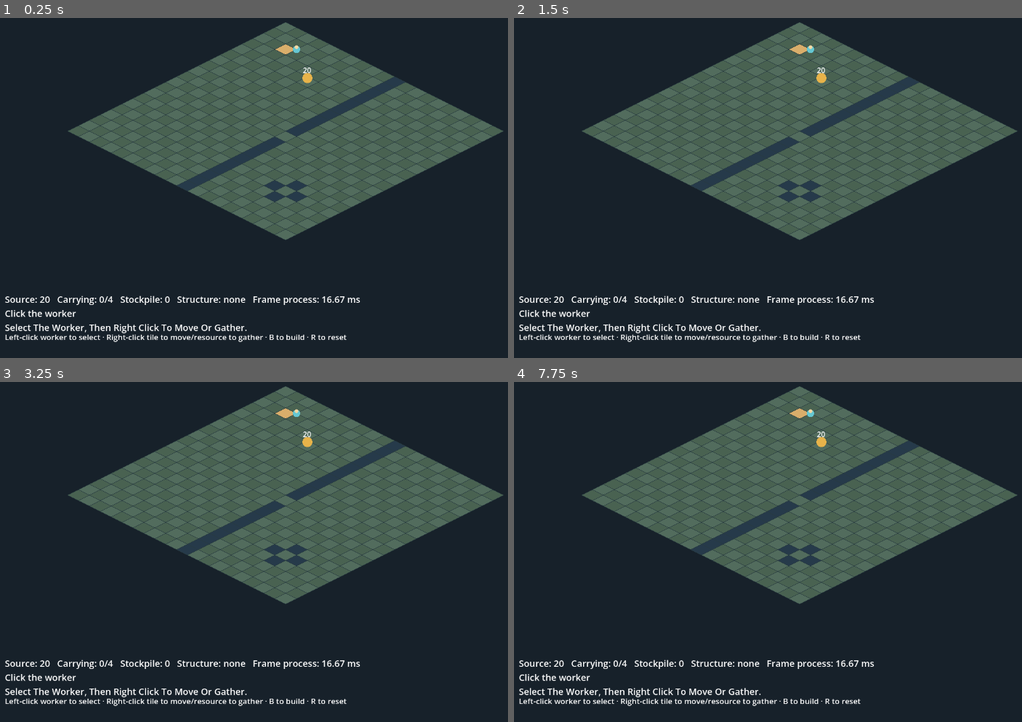
Above: before the commit, frames 1-4 (two rows, left to right).
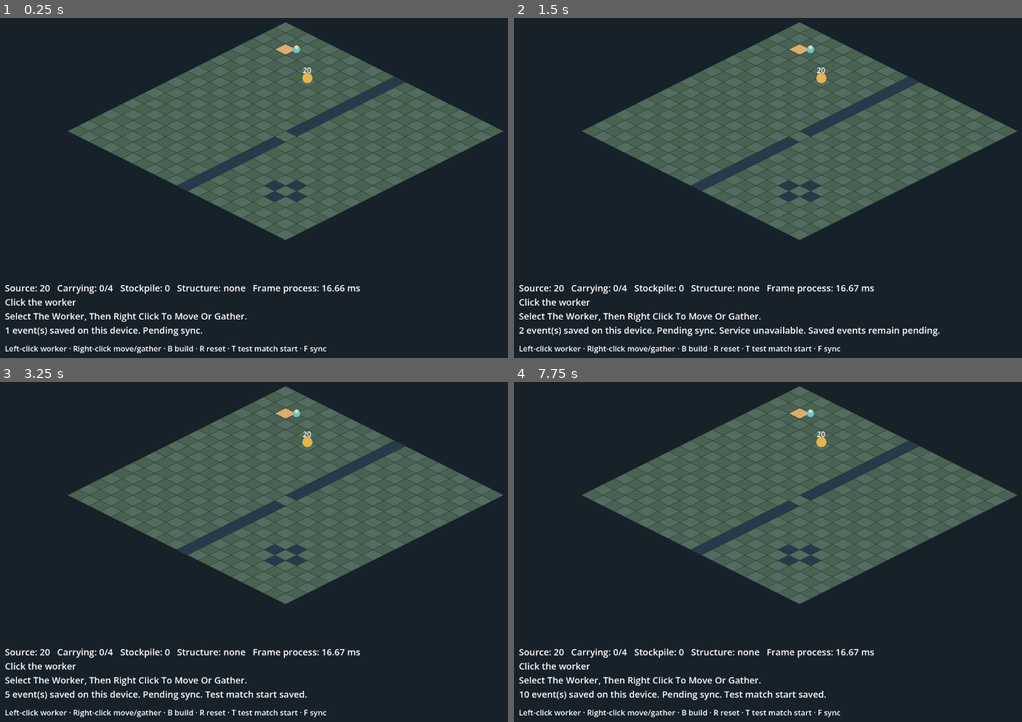
Above: after the commit, the same moments.

Repository: danybgoode/aomx
Game: Godot game, scene res://main.tscn
Same seed, same stepped clock (60 frames per second), same inputs: the game is played once before the commit and once after it.
Inputs (mouse positions are in pixels of both pictures, inside the frame that each line leads up to):
- Up to frame 1 (0.25 s): no input
- Up to frame 2 (1.5 s): tap Enter at 0.5 s; move the mouse to (925, 160) at 0.52 s; tap T at 0.6 s; click (925, 160) at 0.67 s; tap F at 0.8, 1.35 s; move the mouse to (681, 198) at 1.27 s; click (681, 198) at 1.42 s
- Up to frame 3 (3.25 s): tap T at 1.55, 2.1, 3.05 s; tap Space at 2 s; move the mouse to (345, 463) at 2.02 s; click (345, 463) at 2.17 s; tap F at 2.3, 2.85 s; tap Enter at 2.75 s; move the mouse to (259, 616) at 2.77 s; click (259, 616) at 2.92 s
- Up to frame 4 (7.75 s): tap Space at 3.5, 5 s; move the mouse to (976, 596) at 3.52 s; tap B at 3.6 s; click (976, 596) at 3.67 s; tap F at 3.8, 5.3, 5.85, 6.8, 7.35 s; tap Enter at 4.25 s; move the mouse to (625, 487) at 4.27 s; tap R at 4.35 s; click (625, 487) at 4.42 s; tap T at 4.55, 5.1, 6.05, 6.6, 7.55 s; move the mouse to (828, 541) at 5.02 s; click (828, 541) at 5.17 s; move the mouse to (712, 453) at 5.77 s; click (712, 453) at 5.92 s; move the mouse to (925, 524) at 6.52 s; click (925, 524) at 6.67 s; move the mouse to (681, 562) at 7.27 s; click (681, 562) at 7.42 s

The runs differ from the first frame. In frame 1, 3.7% of the frame differs, in the area x 1-71%, y 78-99%; in frame 2, 4.1%, in the area x 1-84%, y 78-99%; in frame 3, 3.9%; in frame 4, 3.9%.

Commit message:
Connect Godot prototype to offline funnel outbox

Diff:
--- /dev/null
+++ b/game/funnel_outbox.gd
@@ -0,0 +1,113 @@
+extends RefCounted
+
+# This prototype deliberately emits only test-account traffic. A real match start
+# belongs to the funded solo-skirmish client once a playable match exists.
+const SCHEMA_VERSION := 1
+const GAME_VERSION := "godot-4.7.2-prototype-1"
+const CONTENT_VERSION := "original-map-1"
+
+var filename: String
+var state: Dictionary
+
+func _init(path: String = "user://funnel-outbox.json") -> void:
+	filename = path
+	if FileAccess.file_exists(filename):
+		var parsed = JSON.parse_string(FileAccess.get_file_as_string(filename))
+		if parsed is Dictionary and parsed.has("player_id") and parsed.has("events") and parsed.has("next_sequence"):
+			state = parsed
+			return
+		push_error("Outbox cannot be read; existing events were left untouched.")
+		return
+	state = {"player_id": _id(), "next_sequence": 1, "events": []}
+	if not _save(state):
+		state = {}
+
+func queue(type: String, match_id: String = "") -> Dictionary:
+	if state.is_empty() or type not in ["game_opened", "match_started"]:
+		return {"ok": false, "reason": "outbox_unavailable"}
+	for item in state.events:
+		if item.event.type == type and (type == "game_opened" or item.event.get("match_id", "") == match_id):
+			return {"ok": true, "event": item.event, "existing": true}
+	if type == "match_started" and match_id.is_empty():
+		return {"ok": false, "reason": "missing_match_id"}
+	var utc := Time.get_datetime_string_from_system(true) + ".000Z"
+	var event := {"schema_version": SCHEMA_VERSION, "type": type, "event_id": _id(),
+		"player_id": state.player_id, "claimed_at": utc, "local_sequence": state.next_sequence,
+		"game_version": GAME_VERSION, "content_version": CONTENT_VERSION,
+		"mode": "solo", "faction": "neutral", "test_account": true, "bot": false}
+	if type == "match_started":
+		event.match_id = match_id
+	var next: Dictionary = state.duplicate(true)
+	next.events.append({"event": event, "status": "pending", "receipt": null})
+	next.next_sequence += 1
+	if not _save(next):
+		return {"ok": false, "reason": "could_not_save"}
+	state = next
+	return {"ok": true, "event": event, "existing": false}
+
+func first_pending() -> Dictionary:
+	if state.is_empty():
+		return {}
+	for item in state.events:
+		if item.status == "pending":
+			return item.event
+	return {}
+
+func apply_receipt(receipt: Dictionary) -> bool:
+	if state.is_empty() or not receipt.get("event_id") is String or not receipt.get("receipt_id") is String or not receipt.get("received_at") is String:
+		return false
+	if receipt.event_id.is_empty() or receipt.receipt_id.is_empty() or not receipt.received_at.ends_with("Z"):
+		return false
+	if receipt.get("status") not in ["accepted", "excluded", "rejected", "quarantined"]:
+		return false
+	if receipt.status in ["rejected", "quarantined"] and (not receipt.get("reason") is String or receipt.reason.is_empty()):
+		return false
+	var next: Dictionary = state.duplicate(true)
+	for item in next.events:
+		if item.event.event_id == receipt.event_id and item.status == "pending":
+			item.receipt = receipt
+			item.status = "accepted" if receipt.get("status") in ["accepted", "excluded"] else "needs_attention"
+			if _save(next):
+				state = next
+				return true
+			return false
+	return false
+
+func summary() -> String:
+	if state.is_empty():
+		return "Could not save local play data. Check device storage."
+	var pending := 0
+	var accepted := 0
+	var attention := 0
+	var attention_reason := ""
+	for item in state.events:
+		match item.status:
+			"pending": pending += 1
+			"accepted": accepted += 1
+			"needs_attention":
+				attention += 1
+				if attention_reason.is_empty():
+					attention_reason = item.receipt.get("reason", "sync error")
+	if attention > 0:
+		var action := "Check your device clock" if attention_reason in ["clock_ahead", "clock_reversal"] else "Check the local audit or contact support"
+		return "%d event(s) need attention: %s. %s; local copy retained." % [attention, attention_reason, action]
+	if pending > 0:
+		return "%d event(s) saved on this device. Pending sync." % pending
+	return "%d test event(s) synced. Test play is not counted." % accepted
+
+func _save(next: Dictionary) -> bool:
+	var absolute := ProjectSettings.globalize_path(filename)
+	var temp := absolute + ".tmp"
+	var file := FileAccess.open(temp, FileAccess.WRITE)
+	if file == null:
+		return false
+	file.store_string(JSON.stringify(next))
+	file.flush()
+	var error := file.get_error()
+	file.close()
+	if error != OK:
+		return false
+	return DirAccess.rename_absolute(temp, absolute) == OK
+
+func _id() -> String:
+	return Crypto.new().generate_random_bytes(16).hex_encode()
--- a/game/main.gd
+++ b/game/main.gd
@@ -1,6 +1,7 @@
 extends Node2D
 
 const Sim = preload("res://simulation.gd")
+const FunnelOutbox = preload("res://funnel_outbox.gd")
 const TILE_W := 48.0
 const TILE_H := 24.0
 const ORIGIN := Vector2(640, 66)
@@ -13,19 +14,33 @@
 var accumulator := 0.0
 var hud: Label
 var instructions: Label
+var outbox = FunnelOutbox.new()
+var request: HTTPRequest
+var syncing := false
+var sync_note := ""
 
 func _ready() -> void:
+	outbox.queue("game_opened")
+	request = HTTPRequest.new()
+	request.timeout = 3.0
+	add_child(request)
+	request.request_completed.connect(_on_request_completed)
 	var layer := CanvasLayer.new()
 	add_child(layer)
 	hud = Label.new()
-	hud.position = Vector2(22, 650)
+	hud.position = Vector2(22, 625)
 	hud.add_theme_font_size_override("font_size", 20)
 	layer.add_child(hud)
 	instructions = Label.new()
-	instructions.position = Vector2(22, 735)
+	instructions.position = Vector2(22, 760)
 	instructions.add_theme_font_size_override("font_size", 17)
-	instructions.text = "Left-click worker to select · Right-click tile to move/resource to gather · B to build · R to reset"
+	instructions.text = "Left-click worker · Right-click move/gather · B build · R reset · T test match start · F sync"
 	layer.add_child(instructions)
+	var retry_timer := Timer.new()
+	retry_timer.wait_time = 5.0
+	retry_timer.autostart = true
+	retry_timer.timeout.connect(_send_next)
+	add_child(retry_timer)
 	_update_hud()
 
 func _process(delta: float) -> void:
@@ -51,6 +66,12 @@
 			selected = false
 			placing = false
 			marker = Vector2i(-1, -1)
+		elif event.keycode == KEY_T:
+			var test_match_id := "prototype_" + Crypto.new().generate_random_bytes(16).hex_encode()
+			var queued: Dictionary = outbox.queue("match_started", test_match_id)
+			sync_note = "Test match start saved." if queued.ok else "Could not save test match start."
+		elif event.keycode == KEY_F:
+			_send_next()
 	elif event is InputEventMouseButton and event.pressed:
 		var tile := _screen_to_tile(event.position)
 		if event.button_index == MOUSE_BUTTON_LEFT:
@@ -82,6 +103,41 @@
 		sim.resource_amount, sim.carrying, Sim.CARRY_LIMIT, sim.stockpile, building_text,
 		Performance.get_monitor(Performance.TIME_PROCESS) * 1000.0,
 		"Selected worker" if selected else "Click the worker", sim.feedback.capitalize()]
+	hud.text += "\n%s %s" % [outbox.summary(), sync_note]
+
+func _send_next() -> void:
+	if syncing:
+		return
+	var event: Dictionary = outbox.first_pending()
+	if event.is_empty():
+		sync_note = "" if outbox.summary().contains("need attention") else "Nothing pending."
+		_update_hud()
+		return
+	syncing = true
+	var error := request.request("http://127.0.0.1:8787/v1/events", ["Content-Type: application/json"],
+		HTTPClient.METHOD_POST, JSON.stringify(event))
+	if error != OK:
+		syncing = false
+		sync_note = "Service unavailable. Saved events remain pending."
+		_update_hud()
+
+func _on_request_completed(result: int, response_code: int, _headers: PackedStringArray, body: PackedByteArray) -> void:
+	syncing = false
+	if result != HTTPRequest.RESULT_SUCCESS or response_code not in [200, 422]:
+		sync_note = "Service unavailable. Saved events remain pending."
+		_update_hud()
+		return
+	var receipt = JSON.parse_string(body.get_string_from_utf8())
+	if not receipt is Dictionary or not outbox.apply_receipt(receipt):
+		sync_note = "Receipt could not be saved. Retry later."
+		_update_hud()
+		return
+	if receipt.status in ["accepted", "excluded"]:
+		sync_note = "Test event synced to the local audit."
+		_send_next()
+	else:
+		sync_note = "Needs attention: %s. Local copy retained." % receipt.get("reason", "rejected")
+	_update_hud()
 
 func _tile_to_screen(tile: Vector2i) -> Vector2:
 	return ORIGIN + Vector2((tile.x - tile.y) * TILE_W * 0.5, (tile.x + tile.y) * TILE_H * 0.5)
--- /dev/null
+++ b/game/tests/outbox_test.gd
@@ -0,0 +1,40 @@
+extends SceneTree
+
+const Outbox = preload("res://funnel_outbox.gd")
+var failed := false
+
+func _initialize() -> void:
+	var path := "user://funnel-outbox-check-%d.json" % Time.get_ticks_usec()
+	var first = Outbox.new(path)
+	var opened: Dictionary = first.queue("game_opened")
+	check(opened.ok, "first open saved")
+	check(opened.event.test_account, "prototype traffic test tagged")
+	check(opened.event.local_sequence == 1, "first sequence")
+	var persisted = Outbox.new(path)
+	check(persisted.state.player_id == first.state.player_id, "installation ID survives restart")
+	var same: Dictionary = persisted.queue("game_opened")
+	check(same.event.event_id == opened.event.event_id, "restart does not duplicate first open")
+	var started: Dictionary = persisted.queue("match_started", "prototype_match_0001")
+	check(started.ok and started.event.local_sequence == 2, "test match start saved in order")
+	check(started.event.player_id == opened.event.player_id, "events share installation ID")
+	check(Outbox.new(path).state.events.size() == 2, "both events survive restart")
+	check(persisted.first_pending().event_id == opened.event.event_id, "oldest event retries first")
+	check(not persisted.apply_receipt({"event_id": opened.event.event_id, "status": "accepted"}), "incomplete receipt cannot claim success")
+	check(persisted.first_pending().event_id == opened.event.event_id, "incomplete receipt stays pending")
+	check(persisted.apply_receipt({"event_id": opened.event.event_id, "receipt_id": "receipt_0001", "received_at": "2026-10-14T00:00:00.000Z", "status": "excluded", "reason": "test_account"}), "excluded receipt saved")
+	check(persisted.first_pending().event_id == started.event.event_id, "second event retries next")
+	check(persisted.apply_receipt({"event_id": started.event.event_id, "receipt_id": "receipt_0002", "received_at": "2026-10-14T00:00:01.000Z", "status": "rejected", "reason": "clock_reversal"}), "rejection saved")
+	var after = Outbox.new(path)
+	check(after.first_pending().is_empty(), "accepted and attention events are not retried")
+	check(after.state.events[1].status == "needs_attention", "rejected event retained")
+	check(after.summary().contains("need attention"), "attention is visible")
+	check(after.summary().contains("clock_reversal"), "persisted attention reason survives restart")
+	DirAccess.remove_absolute(ProjectSettings.globalize_path(path))
+	if not failed:
+		print("Godot outbox checks passed: durable open/start, restart, sequence, receipts, attention")
+	quit(1 if failed else 0)
+
+func check(ok: bool, label: String) -> void:
+	if not ok:
+		printerr("FAIL: ", label)
+		failed = true
Not shown, added: game/funnel_outbox.gd.uid
Not shown, added: game/tests/benchmark.gd.uid
Not shown, added: game/tests/outbox_test.gd.uid
Not shown, changed: Roadmap/09-platform-and-measurement/track-launch-play-funnel/README.md
Not shown, changed: Roadmap/09-platform-and-measurement/track-launch-play-funnel/RETROSPECTIVE.md
Not shown, changed: Roadmap/09-platform-and-measurement/track-launch-play-funnel/sprint-2.md
Not shown, changed: docs/launch-funnel-contract.md
Not shown, changed: game/README.md
